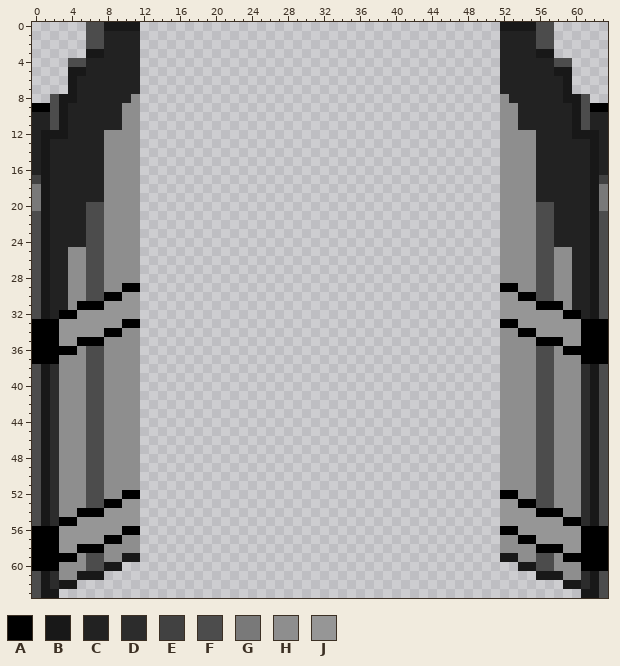
File history of a pixel-art sprite, assets/doorOpened.png. The picture above was drawn from the file before the commit.
The file is 64x64 pixels. Colours within 5 levels of each other are drawn and written as one.
Palette (. is transparent): A #000000  B #181818  C #222222  D #2c2c2c  E #414141  F #4c4c4c  G #797979  H #8e8e8e  J #969696
After:
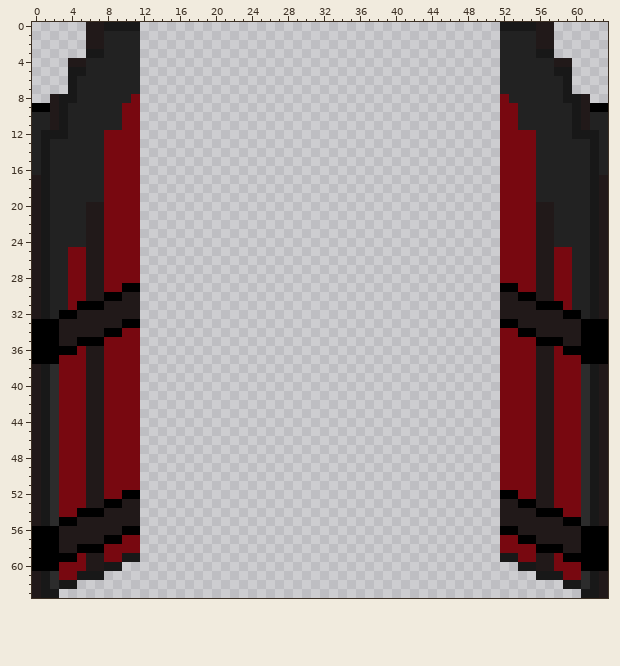
Changes in this commit:
@@ palette @@
-F #4c4c4c
+F #211919
-H #8e8e8e
+H #780810
@@ x 0..63 @@
 16 CBCCCCCCHHHH........................................HHHHCCCCCCBC
-17 EBCCCCCCHHHH........................................HHHHCCCCCCBE
-18 GBCCCCCCHHHH........................................HHHHCCCCCCBG
-19 GBCCCCCCHHHH........................................HHHHCCCCCCBG
-20 GBCCCCFFHHHH........................................HHHHFFCCCCBG
+17 FBCCCCCCHHHH........................................HHHHCCCCCCBF
+18 FBCCCCCCHHHH........................................HHHHCCCCCCBF
+19 FBCCCCCCHHHH........................................HHHHCCCCCCBF
+20 FBCCCCFFHHHH........................................HHHHFFCCCCBF
 21 FBCCCCFFHHHH........................................HHHHFFCCCCBF
@@ x 0..63 @@
 29 FBCCHHFFHHAA........................................AAHHFFHHCCBF
-30 FBCCHHFFAAJJ........................................JJAAFFHHCCBF
-31 FBCCHAAAJJJJ........................................JJJJAAAHCCBF
-32 FBCAAJJJJJJJ........................................JJJJJJJAACBF
-33 AAAJJJJJJJAA........................................AAJJJJJJJAAA
-34 AAAJJJJJAAHH........................................HHAAJJJJJAAA
-35 AAAJJAAAHHHH........................................HHHHAAAJJAAA
+30 FBCCHHFFAAFF........................................FFAAFFHHCCBF
+31 FBCCHAAAFFFF........................................FFFFAAAHCCBF
+32 FBCAAFFFFFFF........................................FFFFFFFAACBF
+33 AAAFFFFFFFAA........................................AAFFFFFFFAAA
+34 AAAFFFFFAAHH........................................HHAAFFFFFAAA
+35 AAAFFAAAHHHH........................................HHHHAAAFFAAA
 36 AAAAAHFFHHHH........................................HHHHFFHAAAAA
@@ x 0..63 @@
 52 FBDHHHFFHHAA........................................AAHHFFHHHDBF
-53 FBDHHHFFAAJJ........................................JJAAFFHHHDBF
-54 FBDHHAAAJJJJ........................................JJJJAAAHHDBF
-55 FBDAAJJJJJJJ........................................JJJJJJJAADBF
-56 AAAJJJJJJJAA........................................AAJJJJJJJAAA
-57 AAAJJJJJAAHH........................................HHAAJJJJJAAA
-58 AAAJJAAAHHHH........................................HHHHAAAJJAAA
+53 FBDHHHFFAAFF........................................FFAAFFHHHDBF
+54 FBDHHAAAFFFF........................................FFFFAAAHHDBF
+55 FBDAAFFFFFFF........................................FFFFFFFAADBF
+56 AAAFFFFFFFAA........................................AAFFFFFFFAAA
+57 AAAFFFFFAAHH........................................HHAAFFFFFAAA
+58 AAAFFAAAHHHH........................................HHHHAAAFFAAA
 59 AAAAAHFFHHBB........................................BBHHFFHAAAAA
Pixel boxes of the changes (left, top, right, bottom) in both pictures:
changed: (32, 22, 140, 598)
changed: (500, 22, 608, 598)
